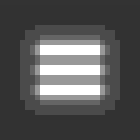
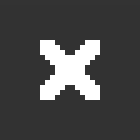
Comparing the layer stacks of the two 140x140 images. Changes:
hid "Menu-act" over [20, 25, 120, 115]
showed "Close" over [40, 40, 100, 100]
